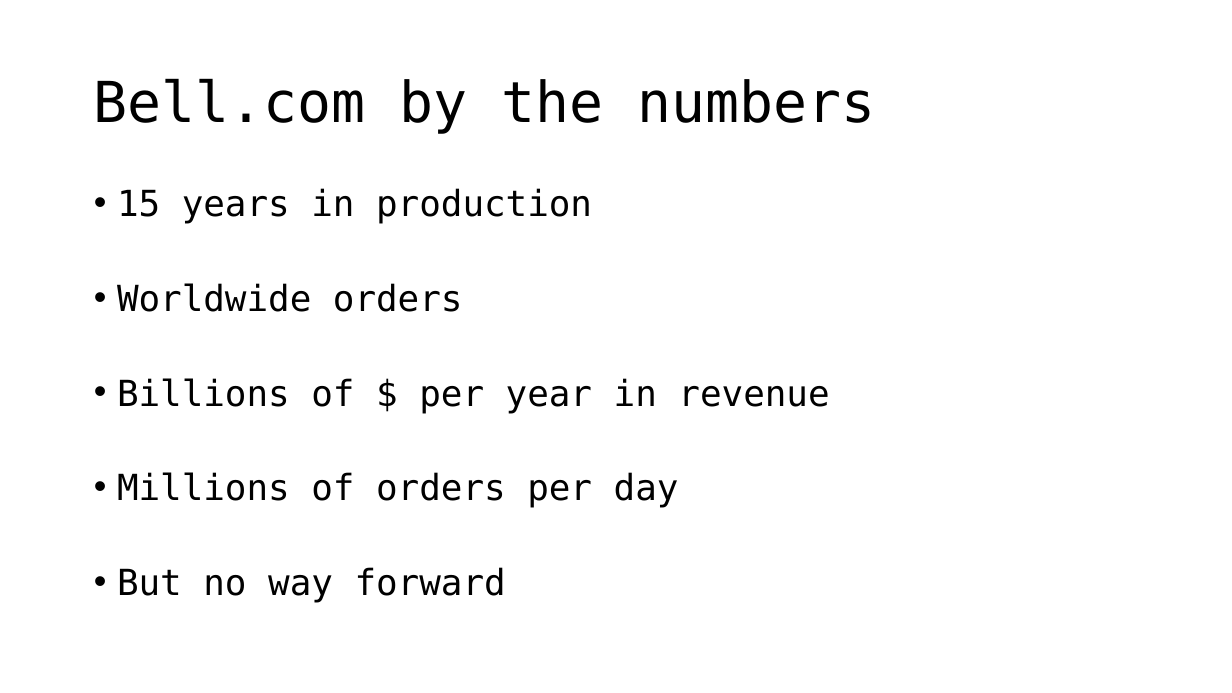
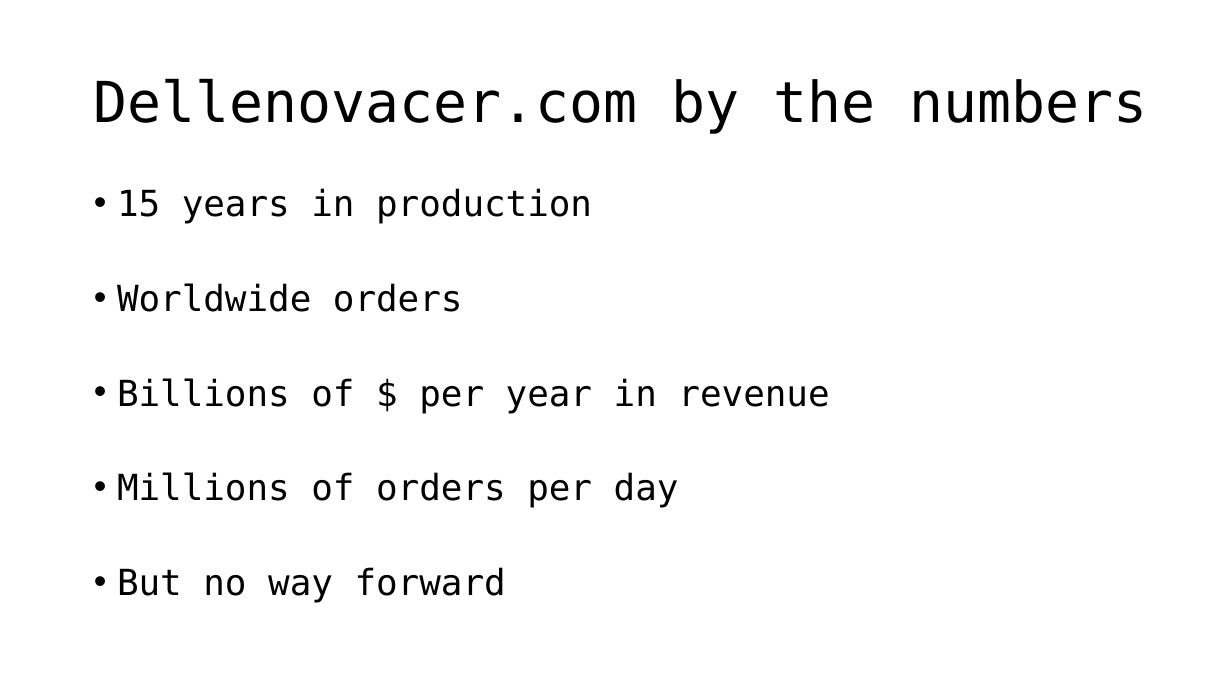
Before and after one commit to jbogard/presentations, a slide deck: slide 11 of AvoidingMicroserviceMegadisasters/AvoidingMicroserviceMegadisasters.pptx (slide 7 before the commit). Drawn at 1232x693 pixels with LibreOffice and Linux fonts; fonts in the diff are those of the drawing. Boxes give left, top, right and bottom in pixels: in the first picture for what was removed or moved away, otherwise in the second. Text is boxed around its words. In the diff, an @@ line names an element or a change of style, - is before the commit and + after.

```diff
--- a/AvoidingMicroserviceMegadisasters/AvoidingMicroserviceMegadisasters.pptx
+++ b/AvoidingMicroserviceMegadisasters/AvoidingMicroserviceMegadisasters.pptx
@@ title at bbox=[94, 78, 1148, 134]: text changed @@
-Bell.com by the numbers
+Dellenovacer.com by the numbers
```
Also in this commit, not shown: 10 other slides changed, 13 slides added, 1 slide removed, 4 other files.
